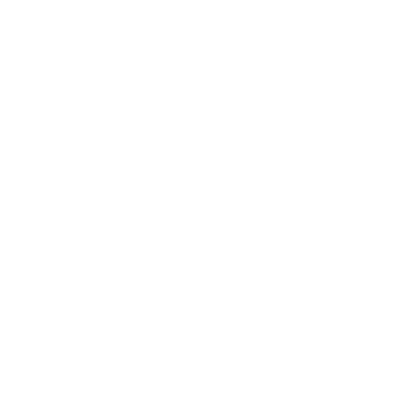
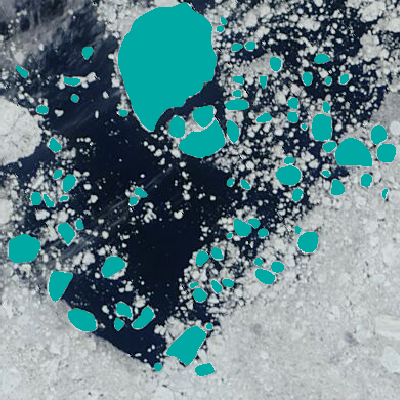
Revision of a layered w=400, h=400 image; what changed, layer by layer:
painted on "ice floes" (2nd of 2) over [9, 3, 396, 376]
added layer "truecolor" above "Background" over [0, 0, 400, 400]
